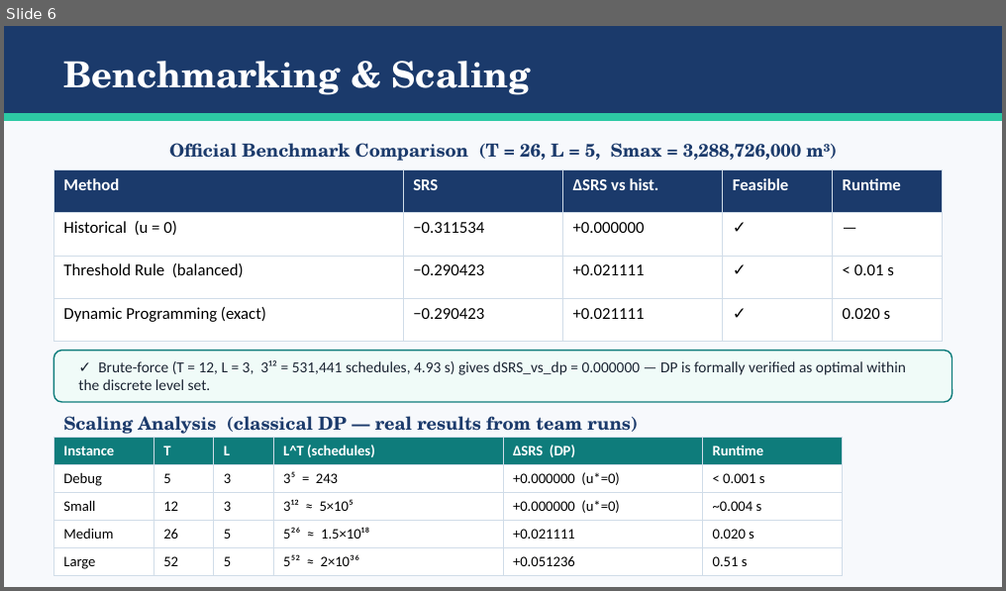
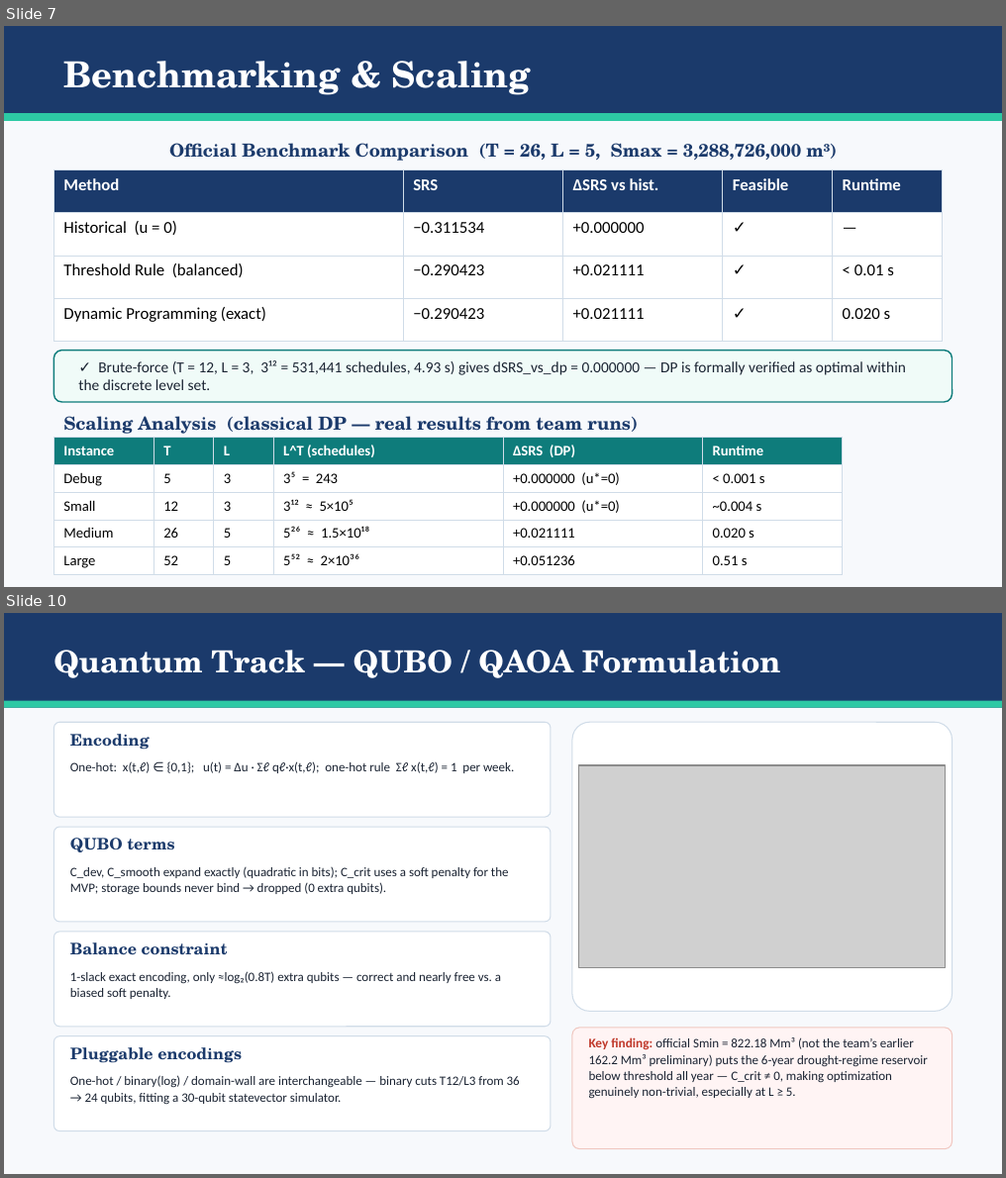
Before and after one commit to Hackathon-Puebla-2026/Equipo_04, a slide deck: Equipo04_FalconChallenge.pptx. Shown one above the other, each under a label of ours: slide 6 before the commit, slides 7 and 10 after it; the slides between them are not shown. The pictures are 1006x591 and 1006x1178 pixels, drawn with LibreOffice and Linux fonts; fonts in the diff are those of the drawing; grey boxes stand for pictures. Boxes give left, top, right and bottom in pixels: in the first picture for what was removed or moved away, otherwise in the second. Text is boxed around its words. In the diff, an @@ line names an element or a change of style, - is before the commit and + after.

```diff
--- a/Equipo04_FalconChallenge.pptx
+++ b/Equipo04_FalconChallenge.pptx
@@ slide 10 added at box(4, 613, 1002, 1174), background #F7F9FC @@
@@ rectangle added at box(4, 613, 1002, 708), fill #1B3A6B @@
@@ text added at box(54, 650, 781, 678), 22 pt, text #FFFFFF, bold @@
+Quantum Track — QUBO / QAOA Formulation
@@ rectangle added at box(4, 701, 1002, 708), fill #2DC9A4 @@
@@ rounded rectangle added at box(54, 722, 550, 817), fill #FFFFFF, outline #D0DCE8 0.75 pt @@
@@ rounded rectangle added at box(572, 722, 952, 1011), fill #FFFFFF, outline #D0DCE8 0.75 pt @@
@@ text added at box(70, 734, 150, 750), 11.5 pt, text #1B3A6B, bold @@
+Encoding
@@ text added at box(70, 761, 514, 773), 9.3 pt, text #1A2332 @@
+One-hot: x(t,ℓ) ∈ {0,1}; u(t) = Δu · Σℓ qℓ·x(t,ℓ); one-hot rule Σℓ x(t,ℓ) = 1 per week.
@@ picture added at box(579, 765, 945, 968) @@
@@ rounded rectangle added at box(54, 827, 550, 921), fill #FFFFFF, outline #D0DCE8 0.75 pt @@
@@ text added at box(70, 838, 174, 853), 11.5 pt, text #1B3A6B, bold @@
+QUBO terms
@@ text added at box(70, 866, 509, 895), 9.3 pt, text #1A2332 @@
+C_dev, C_smooth expand exactly (quadratic in bits); C_crit uses a soft penalty for the MVP; storage bounds never bind → dropped (0 extra qubits).
@@ rounded rectangle added at box(54, 932, 550, 1026), fill #FFFFFF, outline #D0DCE8 0.75 pt @@
@@ text added at box(70, 943, 228, 956), 11.5 pt, text #1B3A6B, bold @@
+Balance constraint
@@ text added at box(70, 971, 501, 999), 9.3 pt, text #1A2332 @@
+1-slack exact encoding, only ≈log₂(0.8T) extra qubits — correct and nearly free vs. a biased soft penalty.
@@ rounded rectangle added at box(572, 1028, 952, 1150), fill #FFF4F4, outline #F0C7C0 0.75 pt @@
@@ rounded rectangle added at box(54, 1036, 550, 1131), fill #FFFFFF, outline #D0DCE8 0.75 pt @@
@@ text added at box(70, 1048, 242, 1063), 11.5 pt, text #1B3A6B, bold @@
+Pluggable encodings
@@ text added at box(589, 1038, 928, 1099), 9.3 pt, text #1A2332 @@
+Key finding: official Smin = 822.18 Mm³ (not the team’s earlier 162.2 Mm³ preliminary) puts the 6-year drought-regime reservoir below threshold all year — C_crit ≠ 0, making optimization genuinely non-trivial, especially at L ≥ 5.
@@ text added at box(70, 1075, 520, 1105), 9.3 pt, text #1A2332 @@
+One-hot / binary(log) / domain-wall are interchangeable — binary cuts T12/L3 from 36 → 24 qubits, fitting a 30-qubit statevector simulator.
@@ what was slide 6 is now slide 7 @@
```
Also in this commit, not shown: 4 slides changed, 4 other slides added, 1 slide removed.
